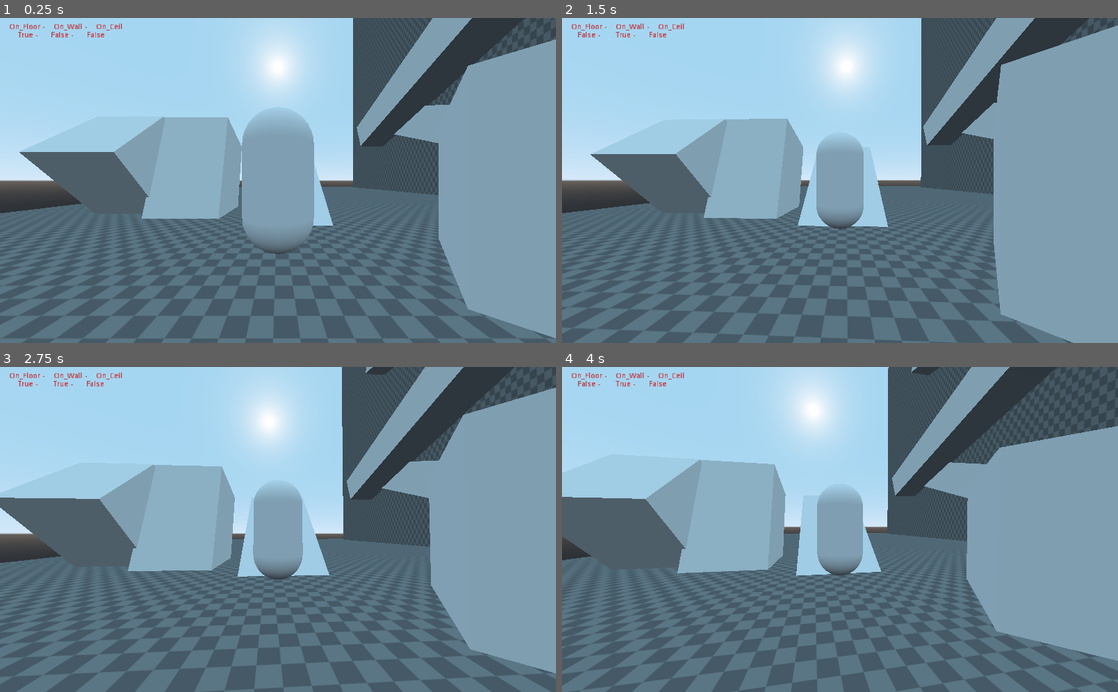
Above: before the commit, frames 1-4 (two rows, left to right).
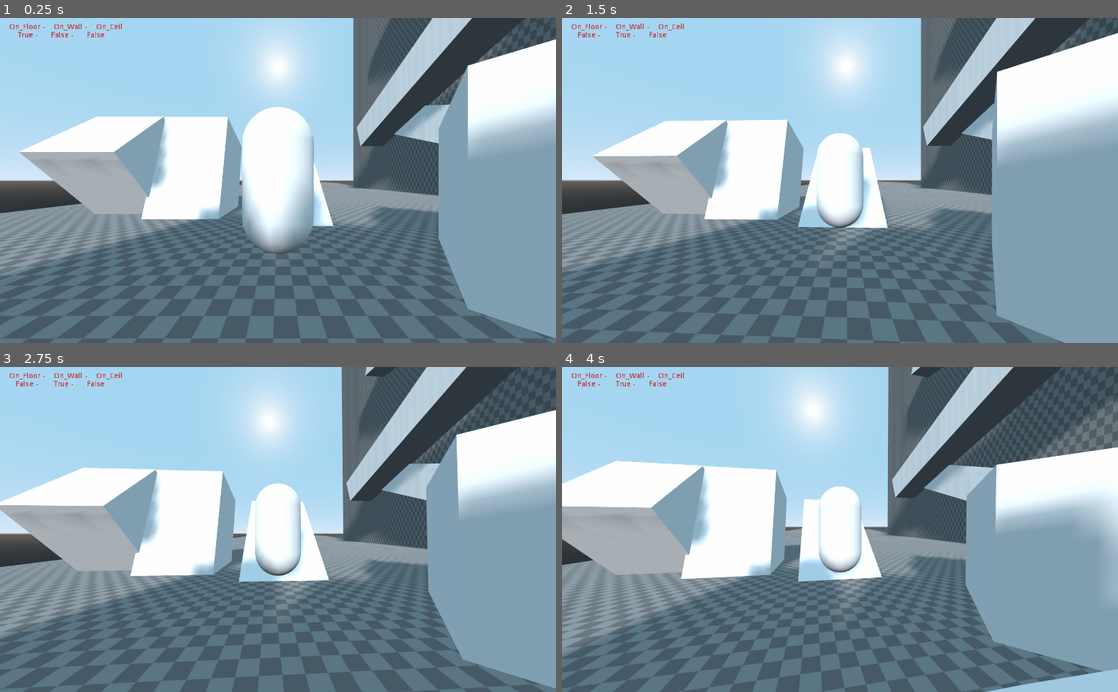
Above: after the commit, the same moments.

Repository: LunarBitz/BiTZ-Engine-gd1.0
Game: Godot game, scene res://Levels/-1/level_1_neg.tscn
Same seed, same stepped clock (60 frames per second), same inputs: the game is played once before the commit and once after it.
Inputs (mouse positions are in pixels of both pictures, inside the frame that each line leads up to):
- Up to frame 1 (0.25 s): no input
- Up to frame 2 (1.5 s): tap Enter at 0.5 s; move the mouse to (867, 180) at 0.52 s; hold W (player_move_forward) from 0.53 s (still down); move the mouse to (812, 180) at 1.27 s
- Up to frame 3 (2.75 s): keep holding W (player_move_forward); move the mouse to (289, 523) at 2.02 s
- Up to frame 4 (4 s): keep holding W (player_move_forward); move the mouse to (834, 536) at 2.77 s; move the mouse to (878, 532) at 3.52 s

The runs differ from the first frame. In frame 1, 27% of the frame differs, in the area x 0-100%, y 0-99%; in frame 2, 31%; in frame 3, 40%; in frame 4, 42%, in the area x 0-100%, y 0-100%.

Commit message:
Import Error Fix
Fixed a few import errors from a function from my Unreal project. Called wrong size methods which caused crashing

Diff:
--- a/Levels/-1/level_1_neg.tscn
+++ b/Levels/-1/level_1_neg.tscn
@@ -6,6 +6,10 @@
 [sub_resource type="SpatialMaterial" id=1]
 albedo_texture = ExtResource( 1 )
 uv1_scale = Vector3( 100, 100, 1 )
+
+[sub_resource type="SpatialMaterial" id=3]
+albedo_texture = ExtResource( 1 )
+uv1_scale = Vector3( 1000, 100, 1 )
 
 [sub_resource type="SpatialMaterial" id=2]
 albedo_texture = ExtResource( 1 )
@@ -18,10 +22,13 @@
 use_collision = true
 material = SubResource( 1 )
 
+[node name="CSGBox13" type="CSGBox" parent="."]
+transform = Transform( 17.2194, 0, 0, 0, 0.108012, 0, 0, 0, 150.622, 0, 0, -166.652 )
+use_collision = true
+material = SubResource( 3 )
+
 [node name="KinematicBody" parent="." instance=ExtResource( 2 )]
 transform = Transform( 1, 0, 0, 0, 1, 0, 0, 0, 1, -8.75115, 1.03897, 8.01058 )
-MAX_SPEED = 20.0
-JUMP_SPEED = 18.0
 ACCEL = 5.4
 
 [node name="CSGCylinder" type="CSGCylinder" parent="."]
@@ -75,3 +82,7 @@
 [node name="CSGBox4" type="CSGBox" parent="."]
 transform = Transform( 1, 0, 0, 0, 0.937002, 3.45403, 0, -0.349324, 9.26483, -0.446199, 8.54001, 4.85298 )
 use_collision = true
+
+[node name="DirectionalLight" type="DirectionalLight" parent="."]
+transform = Transform( 0.949003, 0.147197, -0.278795, 0, 0.884312, 0.466896, 0.315268, -0.443086, 0.839215, -9.43287, 3.52165, 0 )
+shadow_enabled = true
--- a/Players/Parent/Player.tscn
+++ b/Players/Parent/Player.tscn
@@ -69,6 +69,7 @@
 
 [node name="Camera" type="Camera" parent="SpringArm"]
 fov = 90.0
+far = 8192.0
 
 [node name="RichTextLabel" type="RichTextLabel" parent="."]
 margin_left = 8.73071
--- a/Scripts/Player/player_controller.gd
+++ b/Scripts/Player/player_controller.gd
@@ -256,29 +256,29 @@
 	var ControlAcceleration = get_clamped_vector3(input_vect, 1.0)
 	var AnalogInputModifier = (ControlAcceleration.length() if ControlAcceleration.length_squared() > 0.0 else 0.0)
 	var MaxPawnSpeed = TargetSpeed * AnalogInputModifier
-	var bExceedingMaxSpeed = (true if vect.length() >= TargetSpeed else false)
+	var bExceedingMaxSpeed = (true if temp_vec.length() >= TargetSpeed else false)
 
 	if AnalogInputModifier > 0.0 and not bExceedingMaxSpeed:
 		# Apply change in velocity direction
-		if vect.length_squared() > 0.0:
+		if temp_vec.length_squared() > 0.0:
 			# Change direction faster than only using acceleration, but never increase velocity magnitude.
 			var TimeScale = clamp(DeltaTime * TurnBoost, 0.0, 1.0)
-			vect = vect + (ControlAcceleration * vect.length() - vect) * TimeScale
+			temp_vec = temp_vec + (ControlAcceleration * temp_vec.length() - temp_vec) * TimeScale
 	else:
 		# Dampen velocity magnitude based on deceleration.
-		if vect.length_squared() > 0.0:
-			var OldVelocity = vect
-			var VelSize = max(vect.length() - abs(Deacceleration) * DeltaTime, 0.0)
-			vect = vect.normalized() * VelSize
+		if temp_vec.length_squared() > 0.0:
+			var OldVelocity = temp_vec
+			var VelSize = max(temp_vec.length() - abs(Deacceleration) * DeltaTime, 0.0)
+			temp_vec = temp_vec.normalized() * VelSize
 
 			# Don't allow braking to lower us below max speed if we started above it.
-			if bExceedingMaxSpeed and vect.length_squared() < pow(MaxPawnSpeed, 2):
-				vect = OldVelocity.GetSafeNormal() * MaxPawnSpeed
+			if bExceedingMaxSpeed and temp_vec.length_squared() < pow(MaxPawnSpeed, 2):
+				temp_vec = OldVelocity.normalized() * MaxPawnSpeed
 
 	# Apply acceleration and clamp velocity magnitude.
-	var NewMaxSpeed = (vect.Size() if bExceedingMaxSpeed else TargetSpeed)
-	vect += ControlAcceleration * abs(Acceleration) * DeltaTime
-	return get_clamped_vector3(vect, NewMaxSpeed)
+	var NewMaxSpeed = (temp_vec.length() if bExceedingMaxSpeed else TargetSpeed)
+	temp_vec += ControlAcceleration * abs(Acceleration) * DeltaTime
+	return get_clamped_vector3(temp_vec, NewMaxSpeed)
 
 
 func velocity_deacceleration(DeltaTime, Deacceleration, vec):
--- a/project.godot
+++ b/project.godot
@@ -55,4 +55,7 @@
 
 [rendering]
 
+quality/subsurface_scattering/quality=2
+quality/voxel_cone_tracing/high_quality=true
+quality/filters/msaa=4
 environment/default_environment="res://default_env.tres"
Not shown: 1 places in Levels/-1/level_1_neg.tscn that only renumber resources
